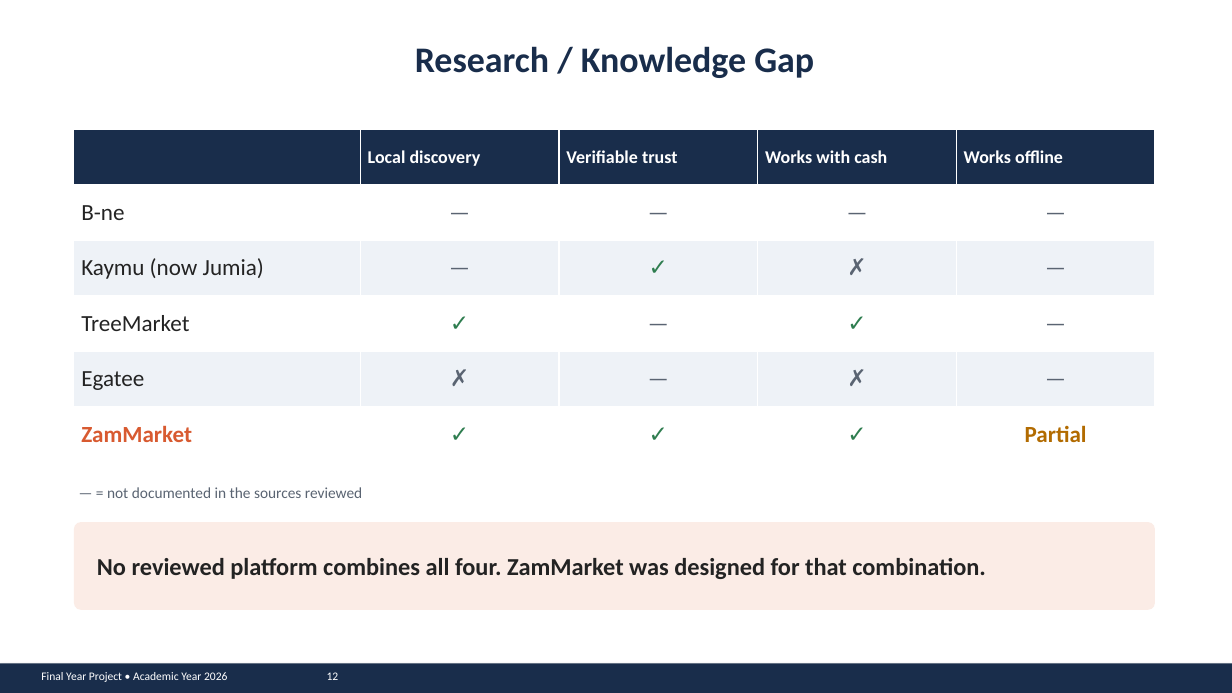
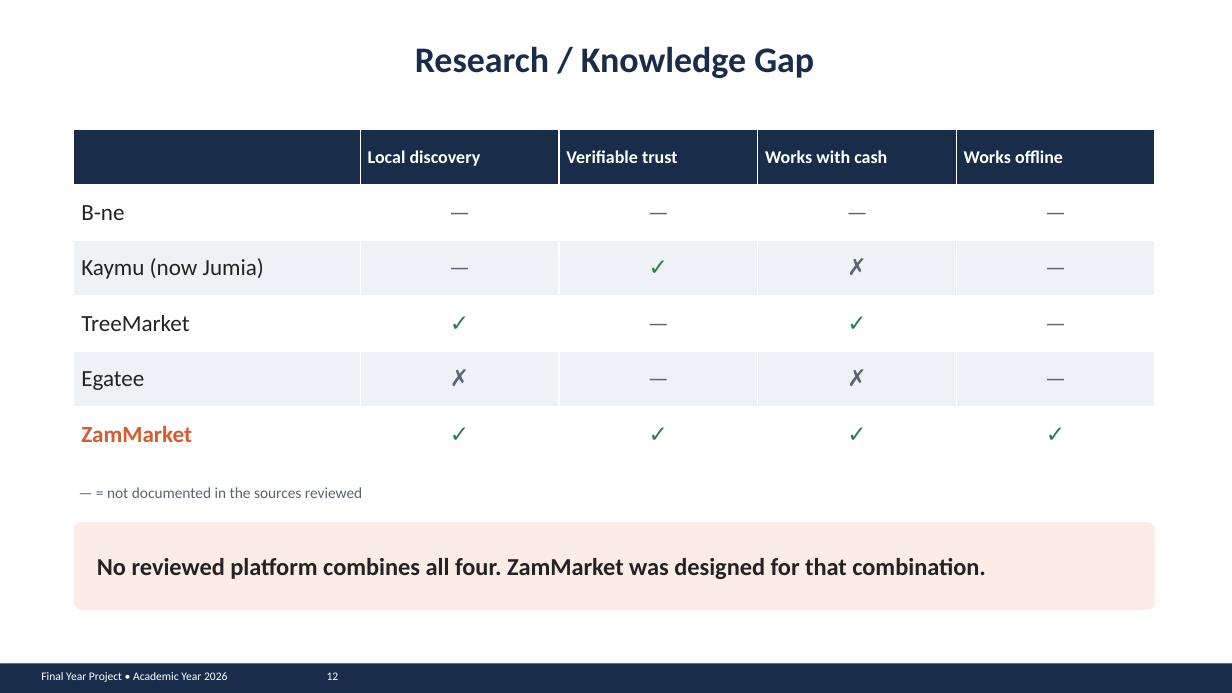
Before and after one commit to john-chola/ZamMarket, a slide deck: slide 12 of docs/presentation/ZamMarket_Presentation.pptx. Drawn at 1232x693 pixels with LibreOffice and Linux fonts; fonts in the diff are those of the drawing. Boxes give left, top, right and bottom in pixels: in the first picture for what was removed or moved away, otherwise in the second. Text is boxed around its words. In the diff, an @@ line names an element or a change of style, - is before the commit and + after.

```diff
--- a/docs/presentation/ZamMarket_Presentation.pptx
+++ b/docs/presentation/ZamMarket_Presentation.pptx
@@ table at (74,129,1155,462) @@
-row 6, column 5: Partial
+row 6, column 5: ✓
```
Also in this commit, not shown: 11 other slides changed, 1 other file.
